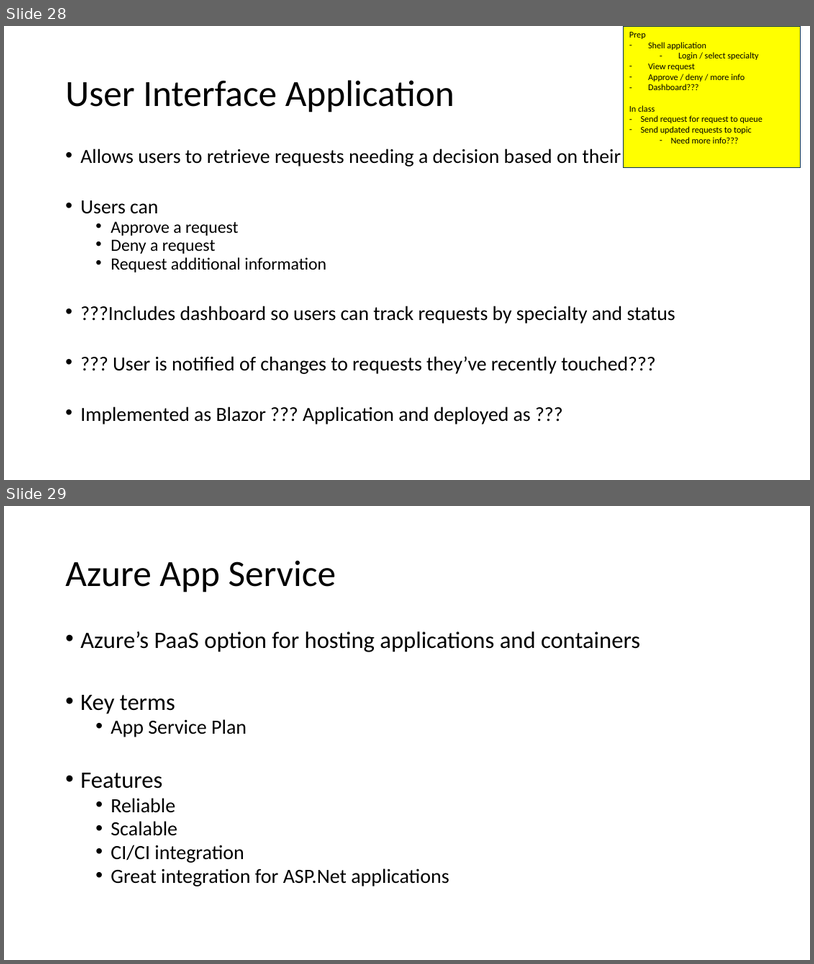
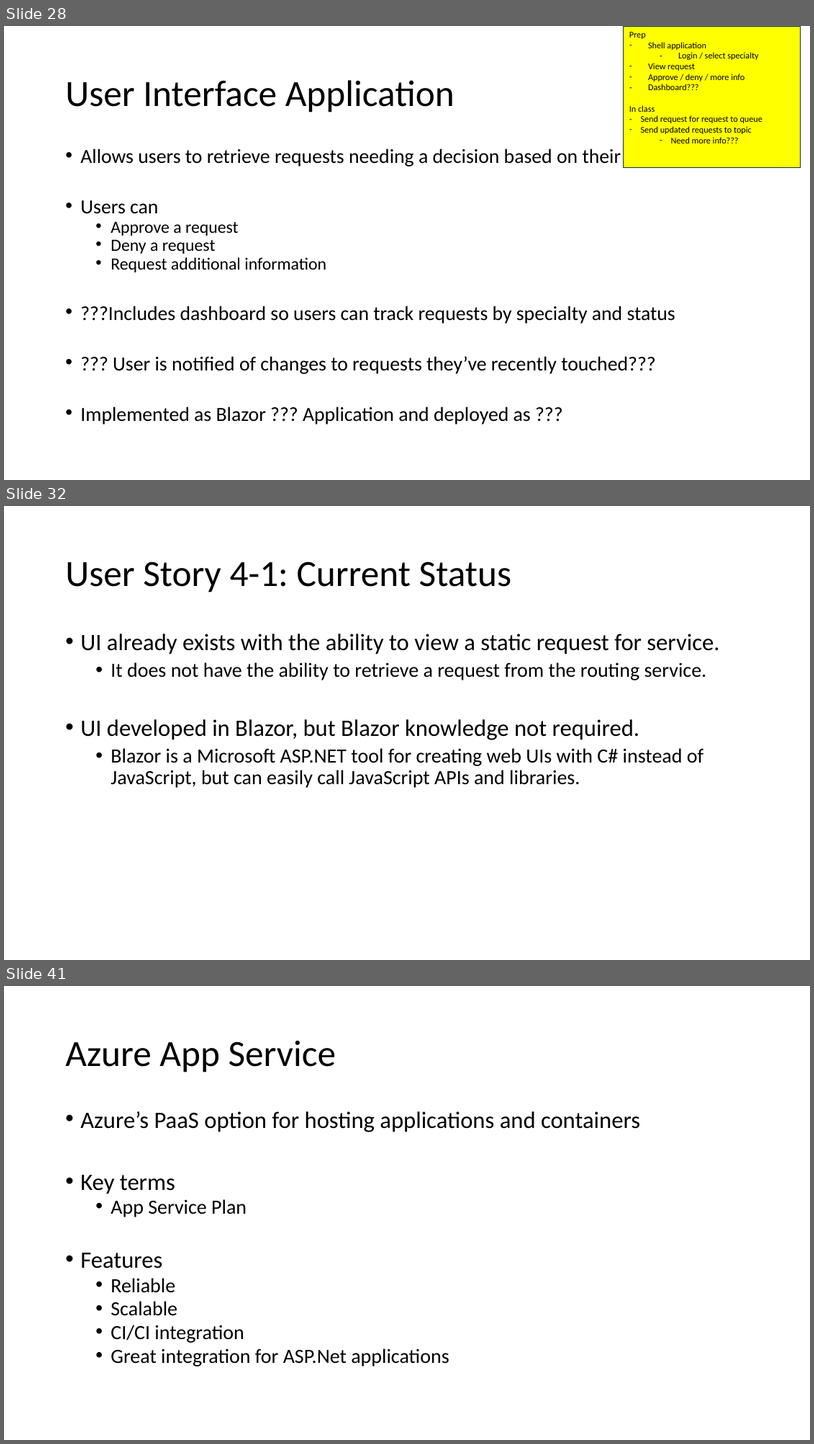
Before and after one commit to scottctr/EdaWorkshop, a slide deck: EventDrivenArchitectureWorkshop.pptx. Shown one above the other, each under a label of ours: slides 28 and 29 before the commit, slides 28, 32 and 41 after it; the slides between them are not shown. The pictures are 814x964 and 814x1444 pixels, drawn with LibreOffice and Linux fonts; fonts in the diff are those of the drawing. Boxes give left, top, right and bottom in pixels: in the first picture for what was removed or moved away, otherwise in the second. Text is boxed around its words. In the diff, an @@ line names an element or a change of style, - is before the commit and + after.

```diff
--- a/EventDrivenArchitectureWorkshop.pptx
+++ b/EventDrivenArchitectureWorkshop.pptx
@@ slide 32 added at box(4, 506, 810, 960), background #FFFFFF @@
@@ title added at box(65, 561, 512, 592), 44 pt, text #000000 @@
+User Story 4-1: Current Status
@@ text added at box(80, 633, 720, 788), 24 pt, text #000000 @@
+• UI already exists with the ability to view a static request for service.
+  • It does not have the ability to retrieve a request from the routing service.
+• UI developed in Blazor, but Blazor knowledge not required.
+  • Blazor is a Microsoft ASP.NET tool for creating web UIs with C# instead of JavaScript, but can easily call JavaScript APIs and libraries.
@@ what was slide 29 is now slide 41 @@
```
Also in this commit, not shown: 7 slides changed, 11 other slides added, 1 other file.
